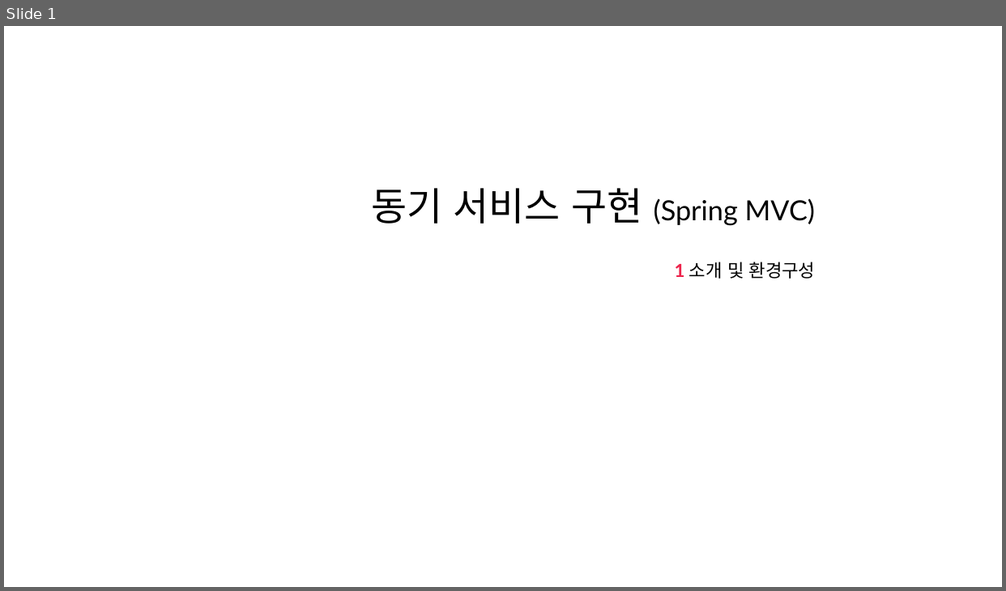
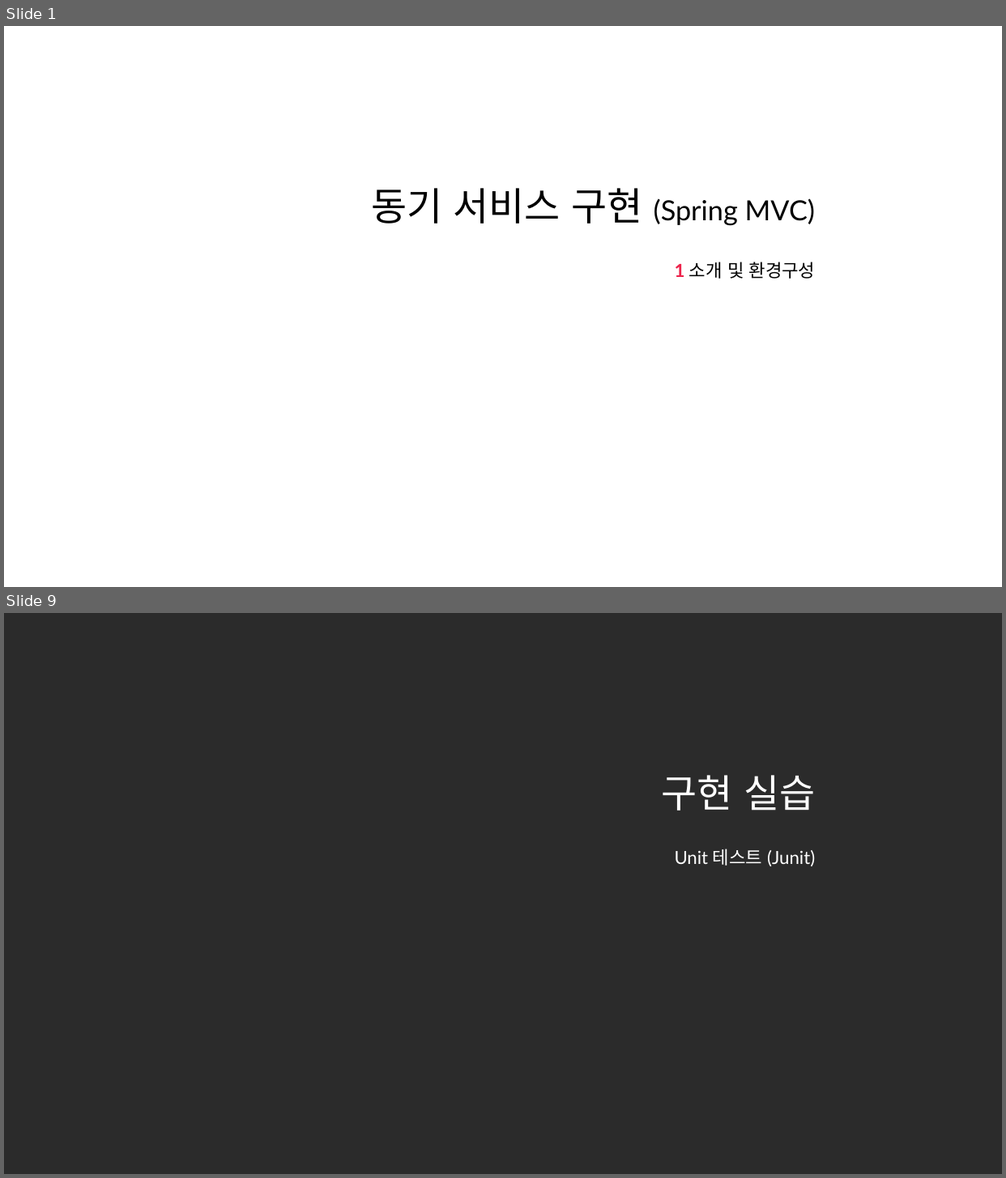
Before and after one commit to nayasis/fastcampus-hyper-webflux, a slide deck: 99.ppt/[Ch4-2. 동기 서비스 구현 (Spring MVC)].pptx. Shown one above the other, each under a label of ours: slide 1 before the commit, slides 1 and 9 after it; the slides between them are not shown. The pictures are 1006x591 and 1006x1178 pixels, drawn with LibreOffice and Linux fonts; fonts in the diff are those of the drawing; background and template pictures are left out; a plain dark background stands for a picture behind light text. Boxes give left, top, right and bottom in pixels: in the first picture for what was removed or moved away, otherwise in the second. Text is boxed around its words. In the diff, an @@ line names an element or a change of style, - is before the commit and + after.

```diff
--- a/99.ppt/[Ch4-2. 동기 서비스 구현 (Spring MVC)].pptx
+++ b/99.ppt/[Ch4-2. 동기 서비스 구현 (Spring MVC)].pptx
@@ slide 9 added at (x1=4, y1=613, x2=1002, y2=1174), background picture (left out) @@
@@ title added at (x1=662, y1=775, x2=815, y2=811), 28 pt, text #FFFFFF @@
+구현 실습
@@ subtitle added at (x1=675, y1=849, x2=815, y2=867), 13 pt, text #FFFFFF @@
+Unit 테스트 (Junit)
```
Also in this commit, not shown: 4 slides changed, 3 other slides added, 3 other files.
